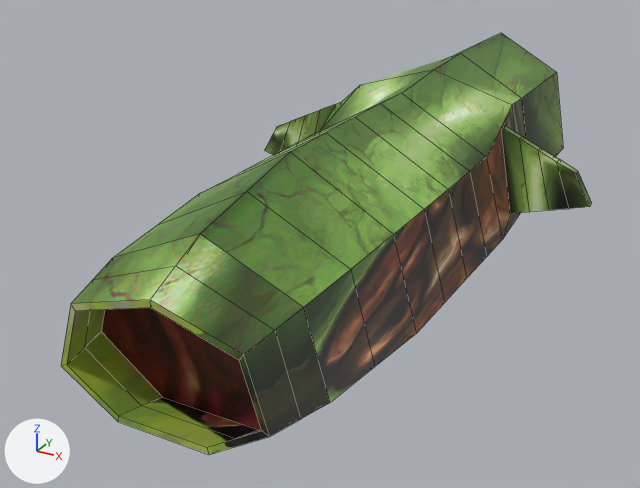
An edit to the Blender file GlobberGun.blend, drawn before and after from the same camera.
The view is the same before and after, from a 50 mm lens placed at (0.656, -2.13, 0.603), pointed at (-0.099, -0.759, -0.083). Lighting does not change. The marker at lower left points along +X, +Y and +Z. Mesh edges are drawn as thin lines.
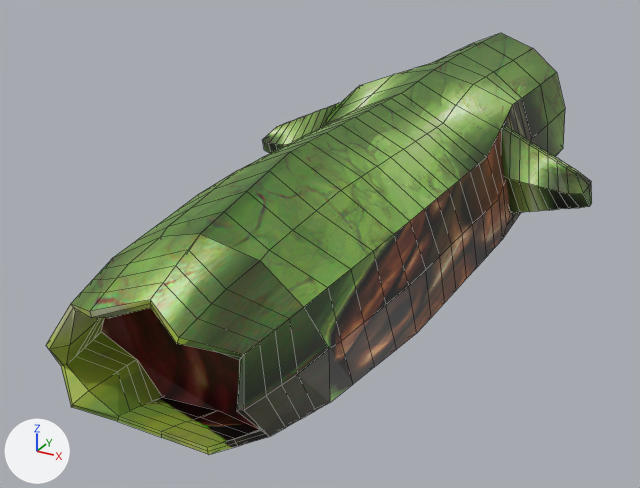
What changed in the scene script:
```text
Change me_cylinder:
    used by ob_cylinder; location = (0.0, 0.0, 0.0); rotation_euler = (1.571, 0.0, 0.0), in degrees (90, 0, 0); scale = (0.284, 0.284, 1.21)
    remove me_cylinder.from_pydata(...)  # 154 vertices, 161 faces; spans x -1.25..1.25, y -0.68..0.75, z -0.06..1.14
    add me_cylinder.from_pydata(...)  # 620 vertices, 641 faces; spans x -1.25..1.25, y -0.71..0.75, z -0.07..1.17
    me_cylinder part 1: 466 vertices added at x -1.24..1.24, y -0.71..0.75, z -0.07..1.17
```

What differs and where, as boxes [x1, y1, x2, y2] in the pictures (640 x 488 px):
'Cylinder', reshaped: before [61, 33, 592, 454]; after [46, 33, 592, 454]
part 1 of me_cylinder, added (green): after [46, 33, 592, 454]
